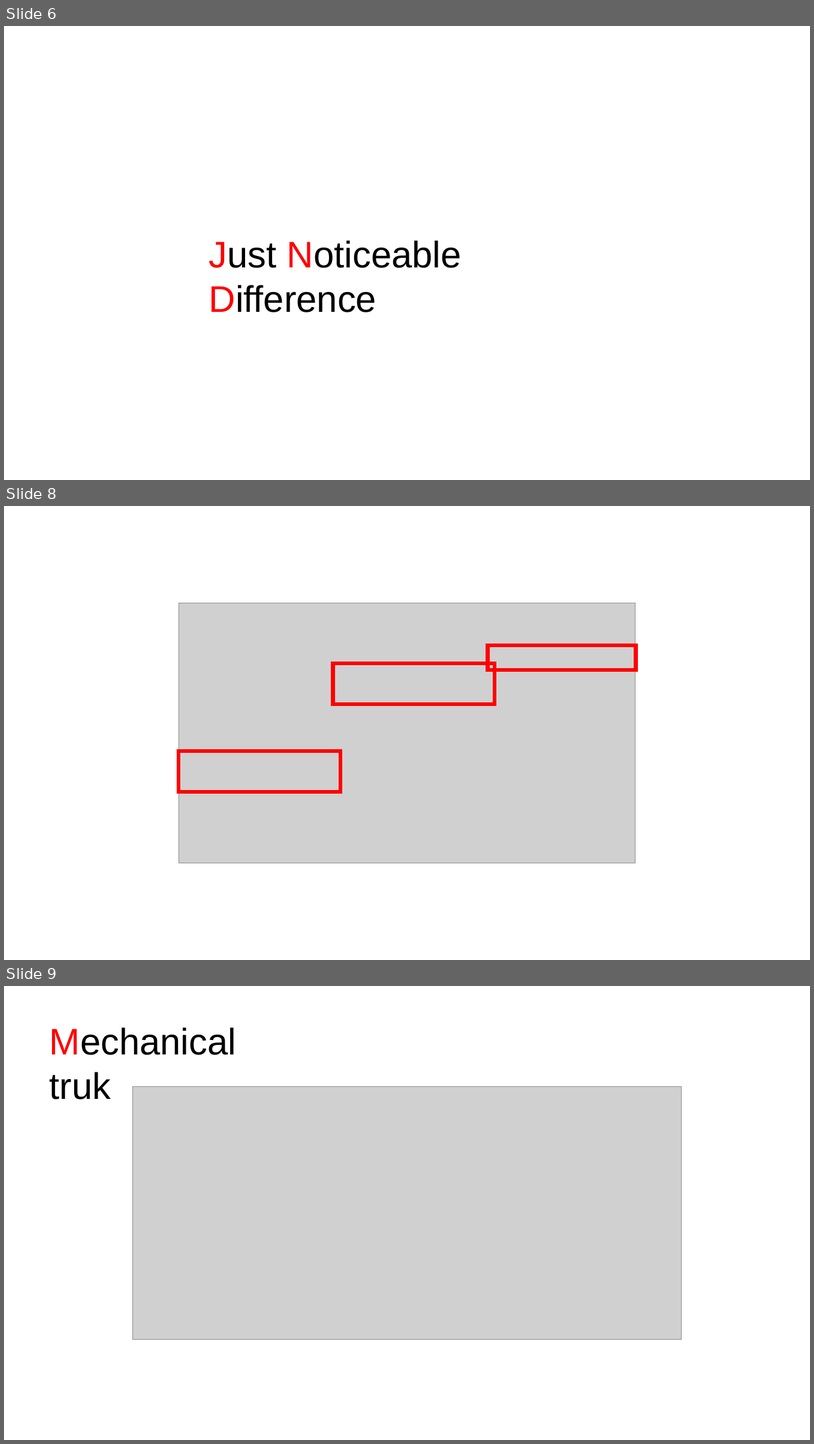
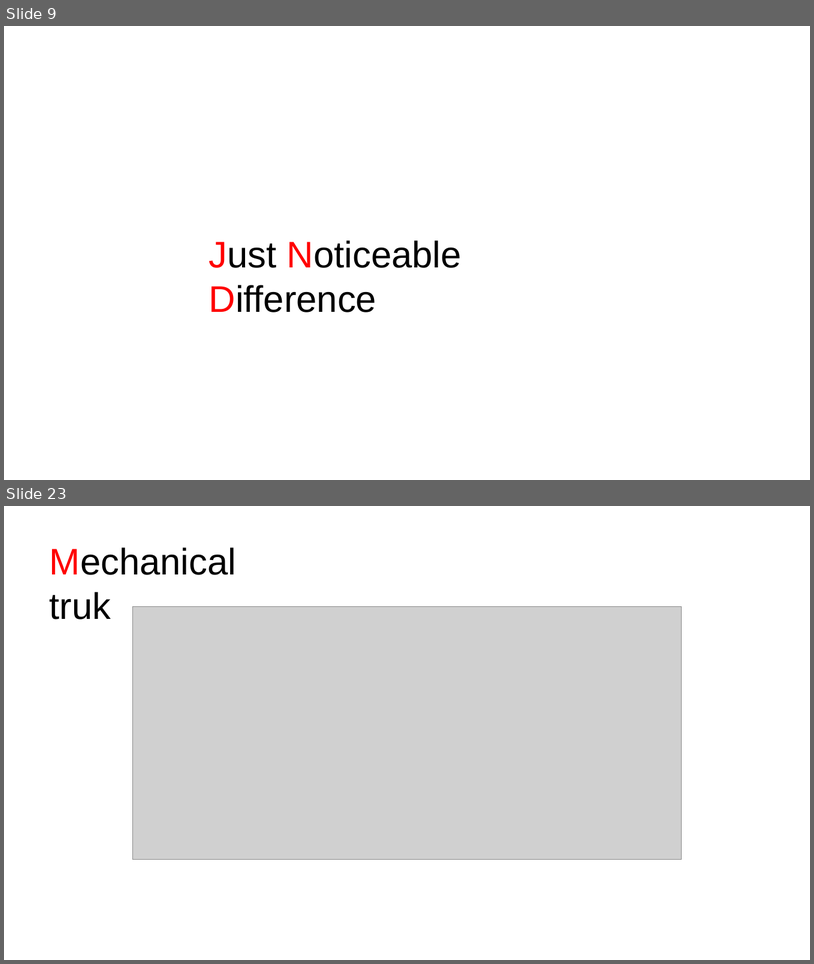
Before and after one commit to SSH1997/boostcamp_CS_study_files, a slide deck: 9. 기타 컴퓨터 관련 지식/J103_Datavis.pptx. Shown one above the other, each under a label of ours: slides 6, 8 and 9 before the commit, slides 9 and 23 after it; the slides between them are not shown. The pictures are 814x1444 and 814x964 pixels, drawn with LibreOffice and Linux fonts; fonts in the diff are those of the drawing; grey boxes stand for pictures. Boxes give left, top, right and bottom in pixels: in the first picture for what was removed or moved away, otherwise in the second. Text is boxed around its words. In the diff, an @@ line names an element or a change of style, - is before the commit and + after.

```diff
--- a/9. 기타 컴퓨터 관련 지식/J103_Datavis.pptx
+++ b/9. 기타 컴퓨터 관련 지식/J103_Datavis.pptx
@@ slide 8 removed at box(4, 506, 810, 960), background #FFFFFF @@
@@ picture removed at box(179, 603, 636, 863) @@
@@ rectangle removed at box(488, 645, 636, 669) @@
@@ rectangle removed at box(333, 663, 495, 705) @@
@@ rectangle removed at box(179, 751, 341, 792) @@
@@ what was slide 6 is now slide 9 @@
@@ what was slide 9 is now slide 23 @@
```
Also in this commit, not shown: 1 slide changed, 6 slides added, 2 other slides removed, 1 other file.
